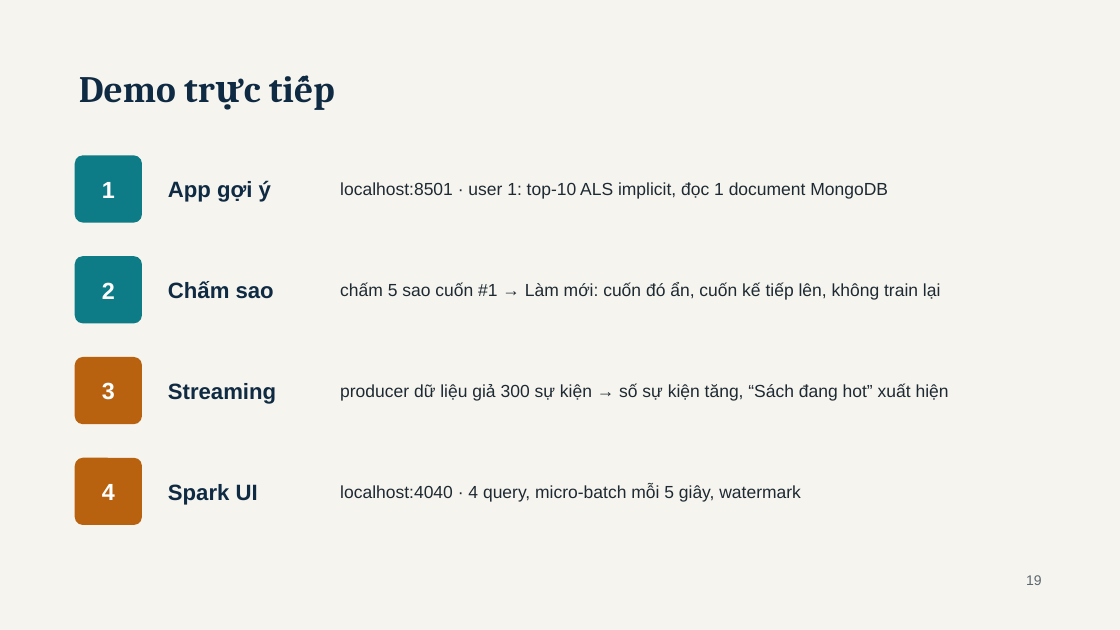
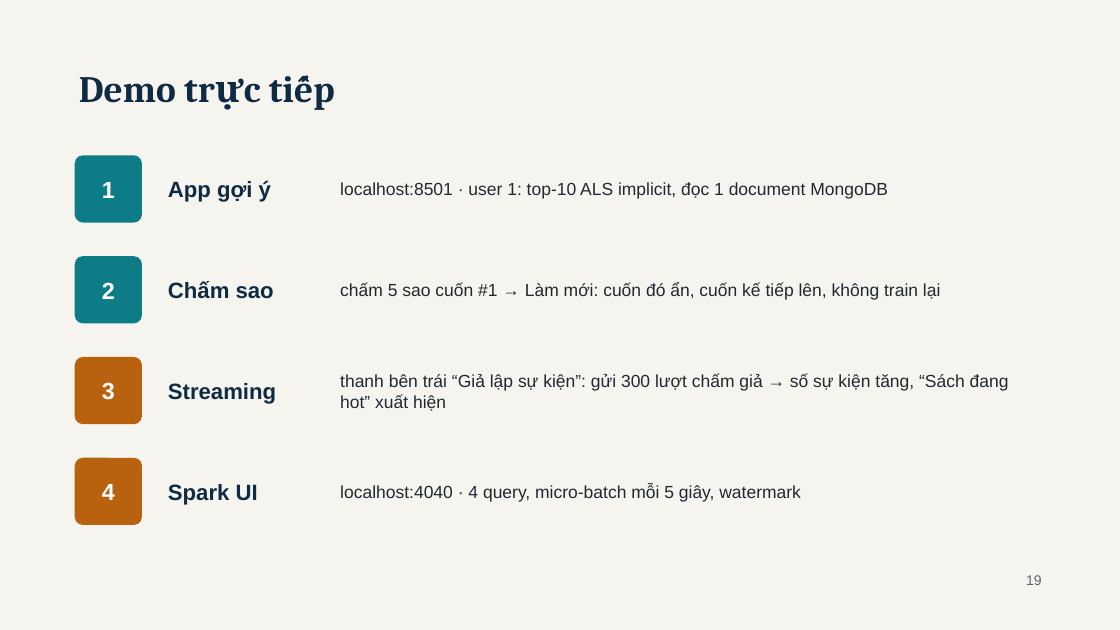
Before and after one commit to haoluonghuynhngoc/Group_06_BigData, a slide deck: slide 19 of Present/BookPulse - BDA501 Session 8 Team Presentation.pptx. Drawn at 1120x630 pixels with LibreOffice and Linux fonts; fonts in the diff are those of the drawing. Boxes give left, top, right and bottom in pixels: in the first picture for what was removed or moved away, otherwise in the second. Text is boxed around its words. In the diff, an @@ line names an element or a change of style, - is before the commit and + after.

```diff
--- a/Present/BookPulse - BDA501 Session 8 Team Presentation.pptx
+++ b/Present/BookPulse - BDA501 Session 8 Team Presentation.pptx
@@ text at <box>340,373,1009,411</box>: text changed @@
-producer dữ liệu giả 300 sự kiện → số sự kiện tăng, “Sách đang hot” xuất hiện
+thanh bên trái “Giả lập sự kiện”: gửi 300 lượt chấm giả → số sự kiện tăng, “Sách đang hot” xuất hiện
```
Also in this commit, not shown: 7 other files.
